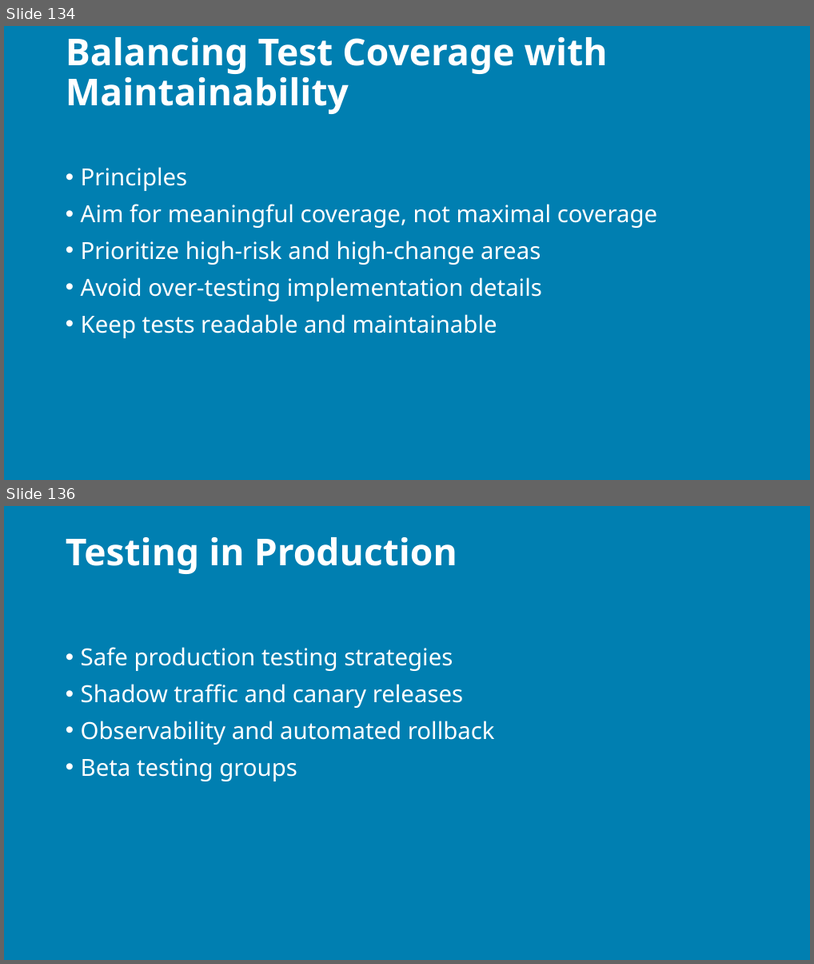
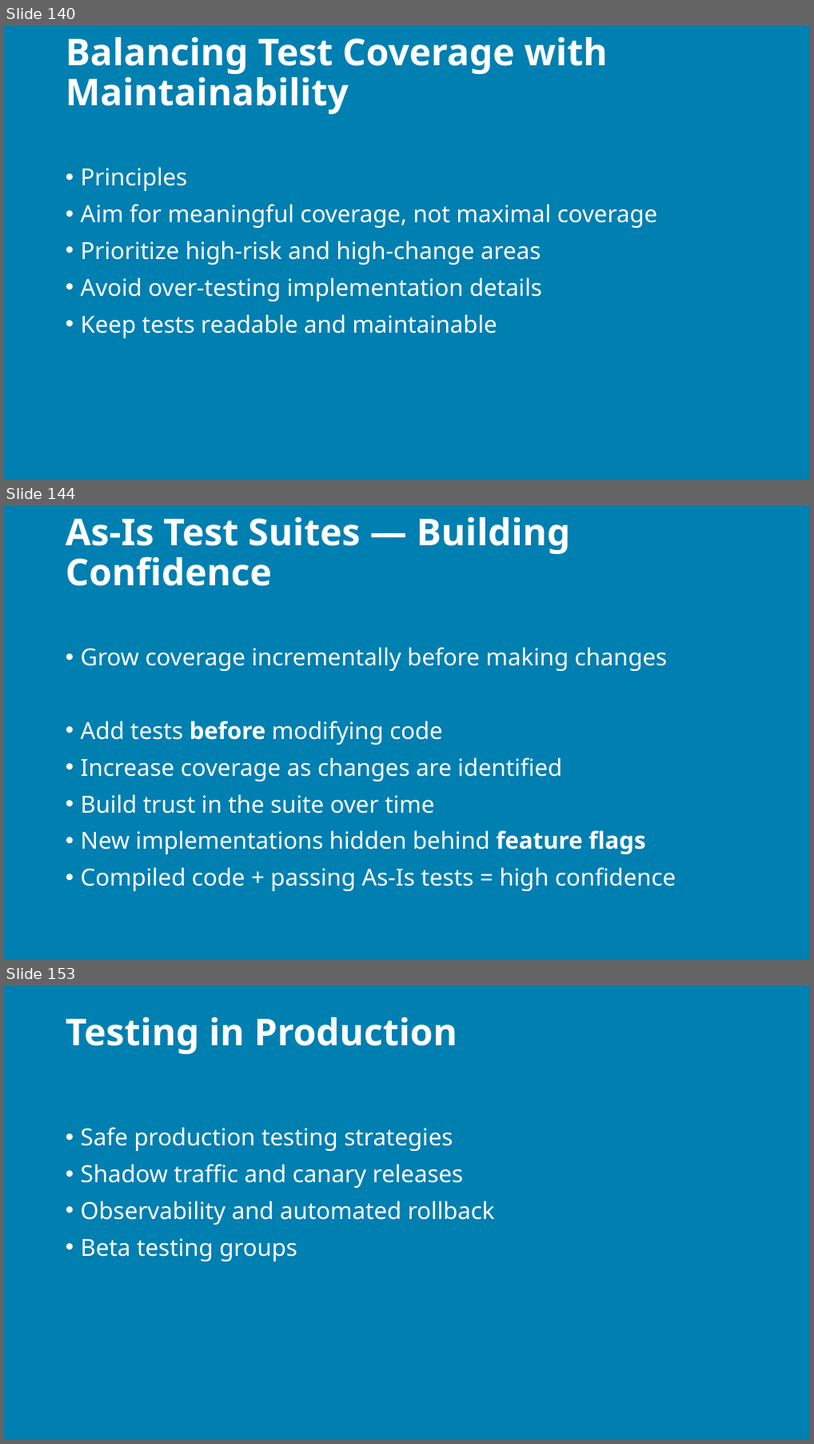
Before and after one commit to j0hnnymiller/AI-Assisted-Software-Development, a slide deck: Slides/output/aiasd-311-tuesday-draft.pptx. Shown one above the other, each under a label of ours: slides 134 and 136 before the commit, slides 140, 144 and 153 after it; the slides between them are not shown. The pictures are 814x964 and 814x1444 pixels, drawn with LibreOffice and Linux fonts; fonts in the diff are those of the drawing; background and template pictures are left out. Boxes give left, top, right and bottom in pixels: in the first picture for what was removed or moved away, otherwise in the second. Text is boxed around its words. In the diff, an @@ line names an element or a change of style, - is before the commit and + after.

```diff
--- a/Slides/output/aiasd-311-tuesday-draft.pptx
+++ b/Slides/output/aiasd-311-tuesday-draft.pptx
@@ slide 144 added at (4, 506, 810, 960), background picture (left out) @@
@@ title added at (66, 517, 570, 586), 44 pt, text #FFFFFF, bold @@
+As-Is Test Suites — Building Confidence
@@ text added at (81, 647, 676, 891), 28 pt, text #FFFFFF @@
+• Grow coverage incrementally before making changes
+• Add tests before modifying code
+• Increase coverage as changes are identified
+• Build trust in the suite over time
+• New implementations hidden behind feature flags
+• Compiled code + passing As-Is tests = high confidence
@@ what was slide 134 is now slide 140 @@
@@ what was slide 136 is now slide 153 @@
```
Also in this commit, not shown: 10 slides changed, 17 other slides added, 1 slide removed, 16 other files.
